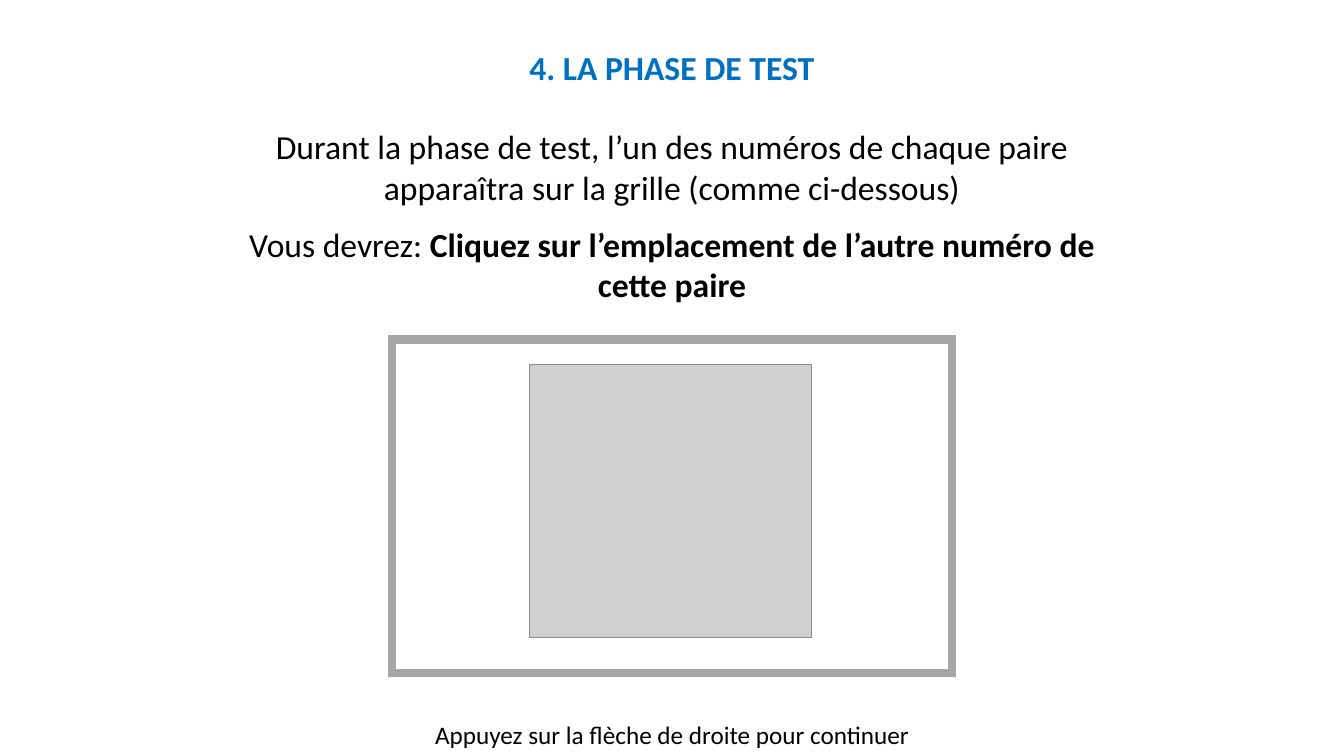
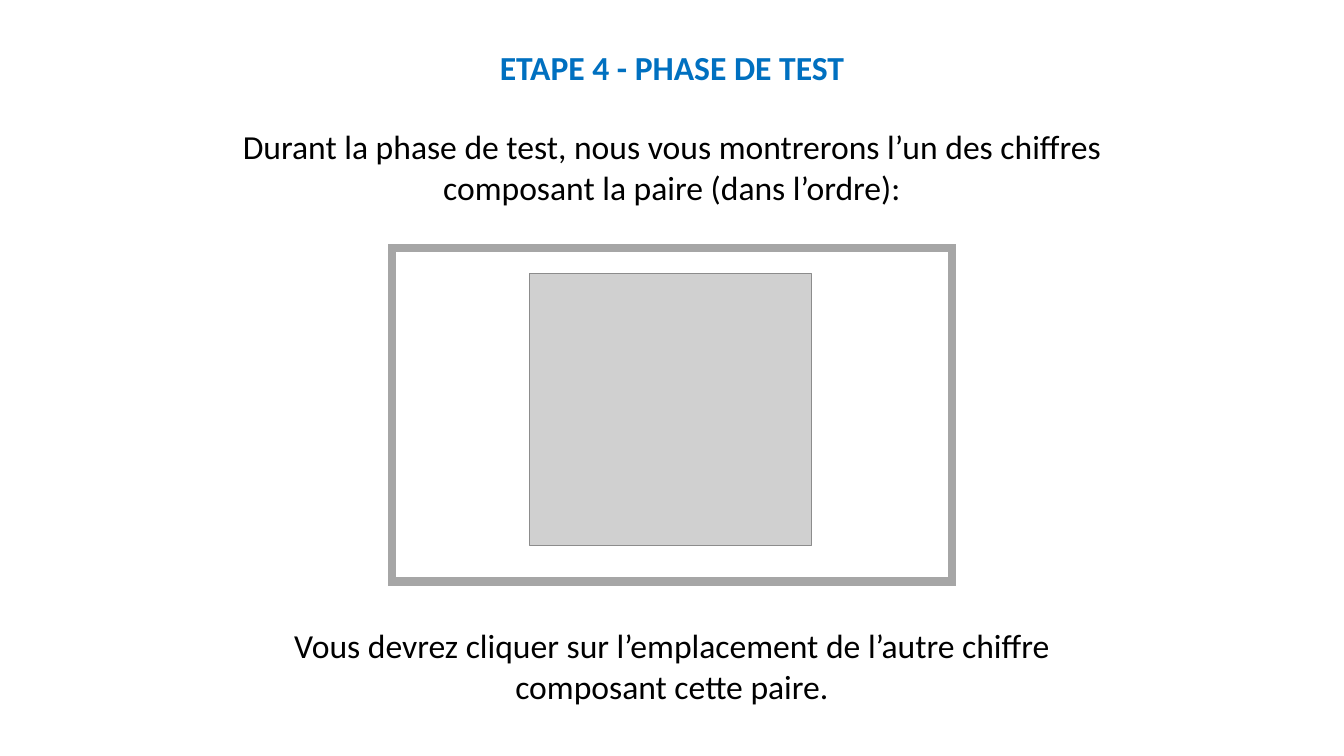
Before and after one commit to MBB-team/Online_Testing, a slide deck: slide 24 of src/Self_Efficacy/Stimuli/Instructions.pptx (slide 36 before the commit). Drawn at 1344x756 pixels with LibreOffice and Linux fonts; fonts in the diff are those of the drawing; grey boxes stand for pictures. Boxes give left, top, right and bottom in pixels: in the first picture for what was removed or moved away, otherwise in the second. Text is boxed around its words. In the diff, an @@ line names an element or a change of style, - is before the commit and + after.

```diff
--- a/src/Self_Efficacy/Stimuli/Instructions.pptx
+++ b/src/Self_Efficacy/Stimuli/Instructions.pptx
@@ text at bbox=[500, 58, 844, 81]: text changed @@
-4. LA PHASE DE TEST
+ETAPE 4 - PHASE DE TEST
@@ text at bbox=[243, 135, 1100, 206]: text changed @@
-Durant la phase de test, l’un des numéros de chaque paire apparaîtra sur la grille (comme ci-dessous)
-Vous devrez: Cliquez sur l’emplacement de l’autre numéro de cette paire
+Durant la phase de test, nous vous montrerons l’un des chiffres composant la paire (dans l’ordre):
@@ rectangle: place and size @@
-rectangle at bbox=[392, 340, 953, 674]
+rectangle at bbox=[392, 248, 953, 582]
@@ picture: place and size @@
-picture at bbox=[530, 365, 812, 638]
+picture at bbox=[530, 273, 812, 546]
@@ text at bbox=[294, 634, 1049, 705]: text changed; size 18 to 24 pt @@
-Appuyez sur la flèche de droite pour continuer
+Vous devrez cliquer sur l’emplacement de l’autre chiffre composant cette paire.
```
Also in this commit, not shown: 23 other slides changed, 9 slides added, 21 slides removed, 35 other files.
